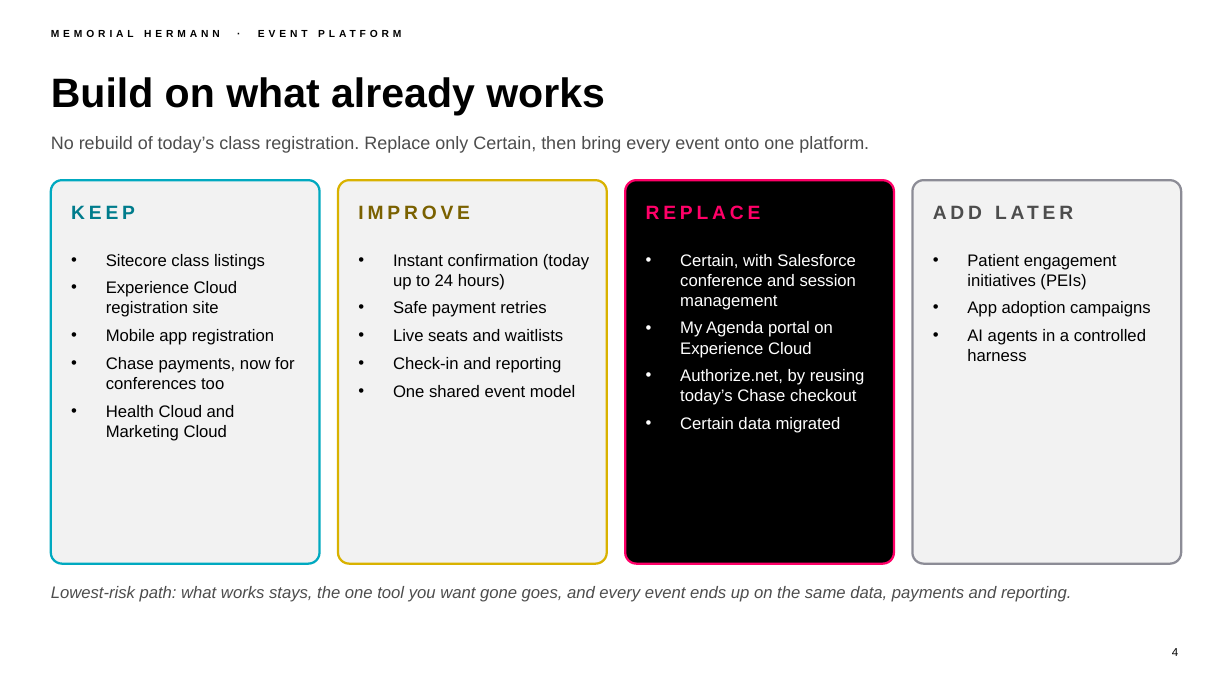
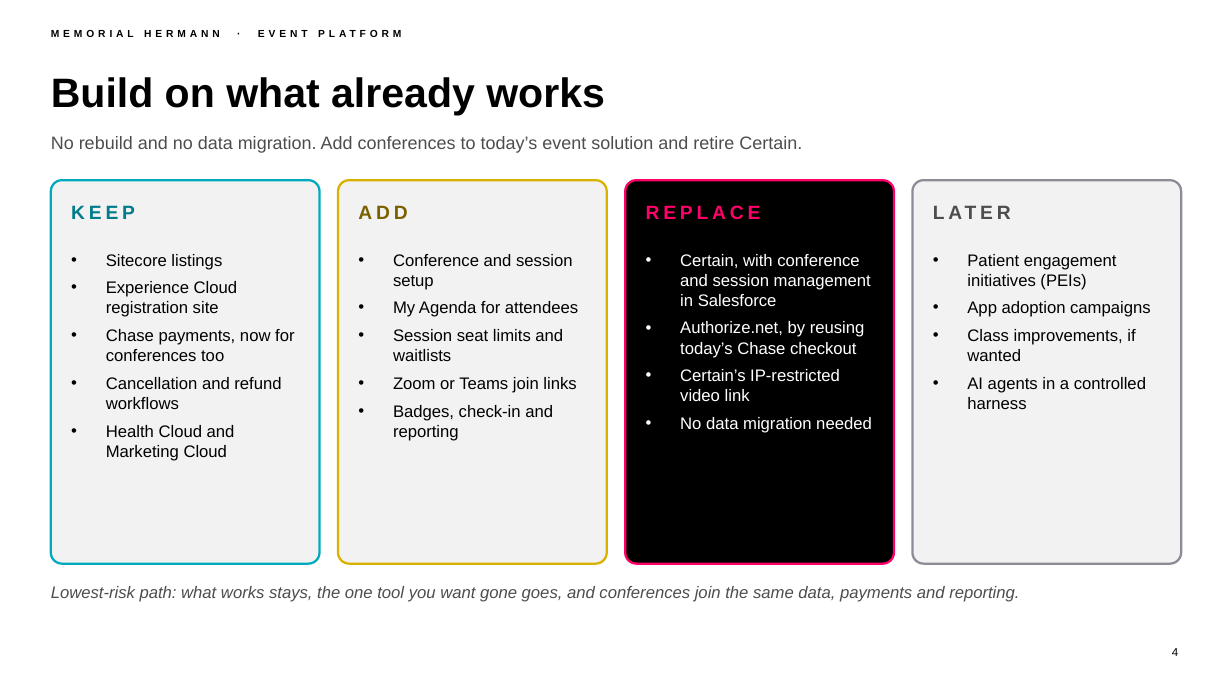
Before and after one commit to chintasurya/preSales_Memorial-hermann, a slide deck: slide 4 of deck/Memorial-Hermann-Event-Platform.pptx. Drawn at 1232x693 pixels with LibreOffice and Linux fonts; fonts in the diff are those of the drawing; background and template pictures are left out. Boxes give left, top, right and bottom in pixels: in the first picture for what was removed or moved away, otherwise in the second. Text is boxed around its words. In the diff, an @@ line names an element or a change of style, - is before the commit and + after.

```diff
--- a/deck/Memorial-Hermann-Event-Platform.pptx
+++ b/deck/Memorial-Hermann-Event-Platform.pptx
@@ text at box(51, 136, 802, 153): text changed @@
-No rebuild of today’s class registration. Replace only Certain, then bring every event onto one platform.
+No rebuild and no data migration. Add conferences to today’s event solution and retire Certain.
@@ text at box(358, 205, 407, 219): text changed @@
-IMPROVE
+ADD
@@ text at box(933, 201, 1161, 230): text changed @@
-ADD LATER
+LATER
@@ text at box(106, 254, 222, 270): text changed @@
-• Sitecore class listings
+• Sitecore listings
@@ text at box(393, 254, 576, 441): text changed @@
-• Instant confirmation (today up to 24 hours)
-• Safe payment retries
-• Live seats and waitlists
-• Check-in and reporting
-• One shared event model
+• Conference and session setup
+• My Agenda for attendees
+• Session seat limits and waitlists
+• Zoom or Teams join links
+• Badges, check-in and reporting
@@ text at box(680, 254, 871, 306): text changed @@
-• Certain, with Salesforce conference and session management
-• My Agenda portal on Experience Cloud
+• Certain, with conference and session management in Salesforce
@@ text at box(106, 329, 274, 345): paragraph removed @@
-• Mobile app registration
@@ text at box(967, 329, 1135, 361): paragraph added @@
+• Class improvements, if wanted
@@ text at box(106, 377, 281, 409): paragraph added @@
+• Cancellation and refund workflows
@@ text at box(680, 369, 872, 433): text changed @@
-• Certain data migrated
+• Certain’s IP-restricted video link
+• No data migration needed
@@ text at box(51, 586, 1019, 602): text changed @@
-Lowest-risk path: what works stays, the one tool you want gone goes, and every event ends up on the same data, payments and reporting.
+Lowest-risk path: what works stays, the one tool you want gone goes, and conferences join the same data, payments and reporting.
```
Also in this commit, not shown: 16 other slides changed, 2 slides added, 3 slides removed, 9 other files.
